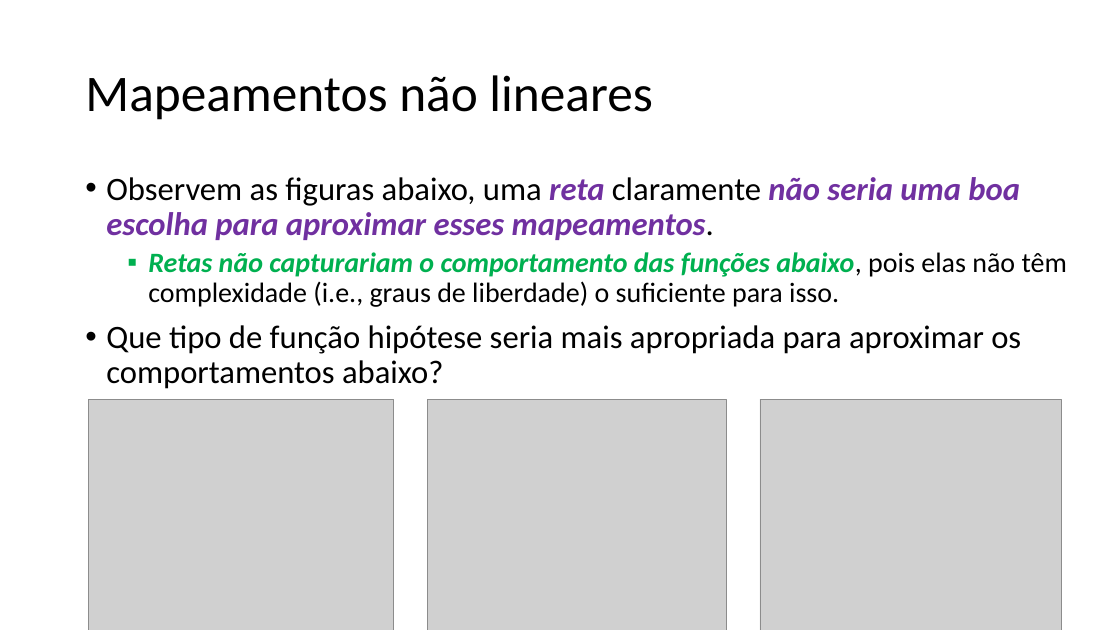
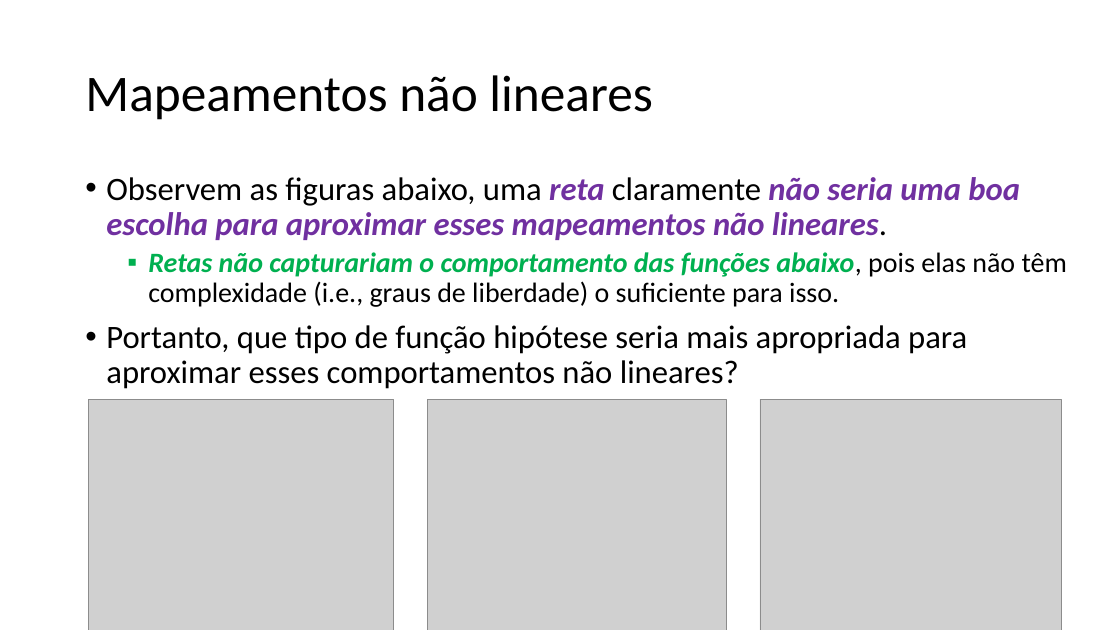
Before and after one commit to zz4fap/t319_aprendizado_de_maquina, a slide deck: slide 13 of slides/T319_Regressão_Linear (Parte IV).pptx. Drawn at 1120x630 pixels with LibreOffice and Linux fonts; fonts in the diff are those of the drawing; grey boxes stand for pictures. Boxes give left, top, right and bottom in pixels: in the first picture for what was removed or moved away, otherwise in the second. Text is boxed around its words. In the diff, an @@ line names an element or a change of style, - is before the commit and + after.

Commit message:
update of slides

```diff
--- a/slides/T319_Regressão_Linear (Parte IV).pptx
+++ b/slides/T319_Regressão_Linear (Parte IV).pptx
@@ text at (x1=106, y1=177, x2=1020, y2=240): text changed @@
-• Observem as figuras abaixo, uma reta claramente não seria uma boa escolha para aproximar esses mapeamentos.
+• Observem as figuras abaixo, uma reta claramente não seria uma boa escolha para aproximar esses mapeamentos não lineares.
@@ text at (x1=106, y1=325, x2=967, y2=389): text changed @@
-• Que tipo de função hipótese seria mais apropriada para aproximar os comportamentos abaixo?
+• Portanto, que tipo de função hipótese seria mais apropriada para aproximar esses comportamentos não lineares?
```
Also in this commit, not shown: 8 other slides changed, 1 other file.
